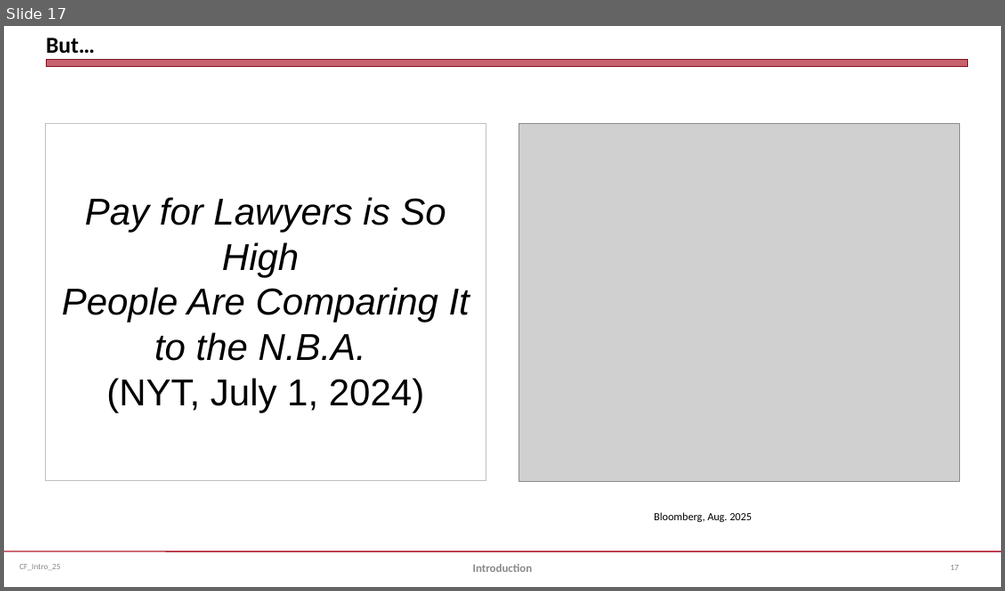
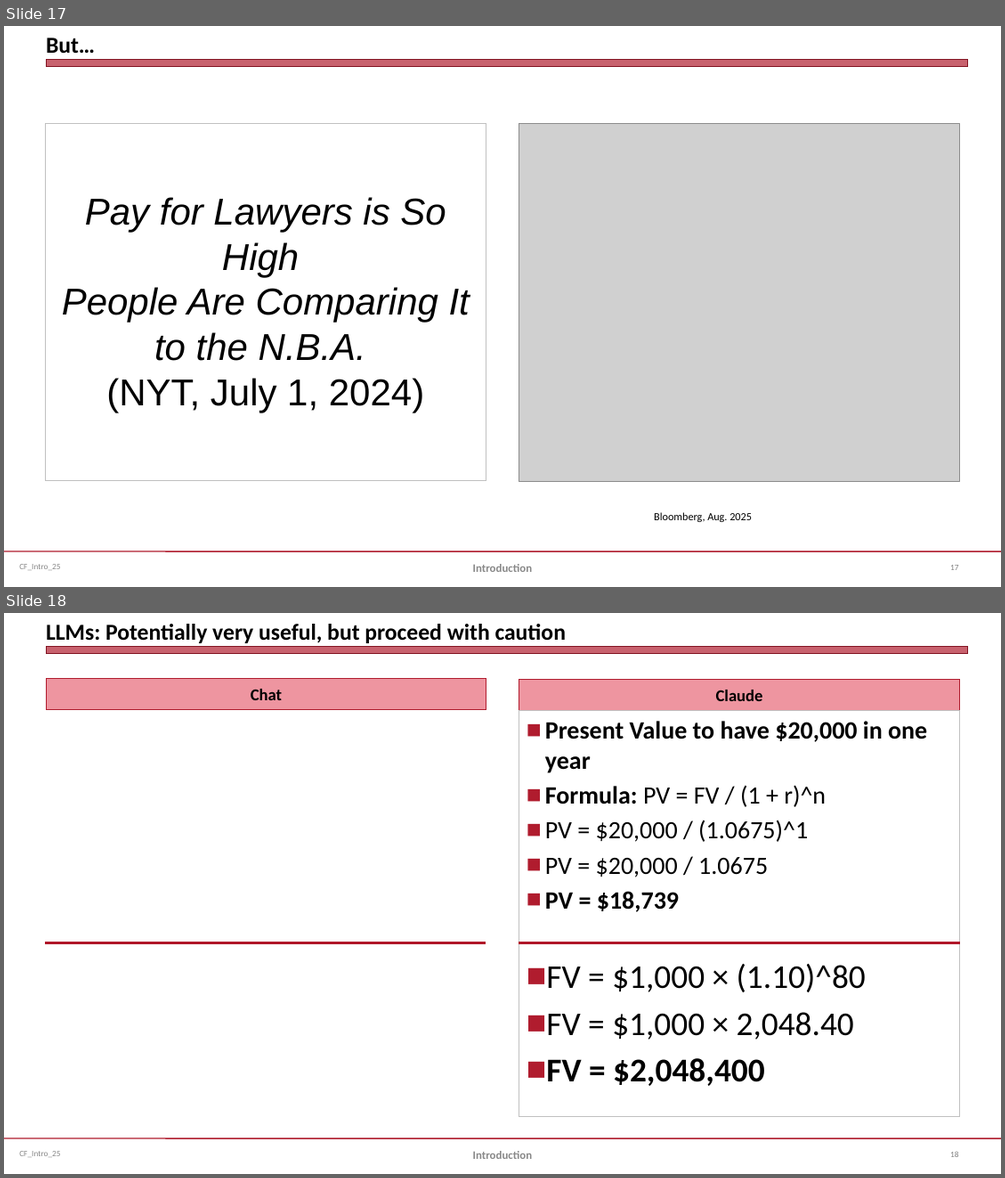
Before and after one commit to jmc877/Corporate-Finance, a slide deck: slides/CF_Intro_25.pptx. Shown one above the other, each under a label of ours: slide 17 before the commit, slides 17 and 18 after it. The pictures are 1005x591 and 1005x1178 pixels, drawn with LibreOffice and Linux fonts; fonts in the diff are those of the drawing; grey boxes stand for pictures. Boxes give left, top, right and bottom in pixels: in the first picture for what was removed or moved away, otherwise in the second. Text is boxed around its words. In the diff, an @@ line names an element or a change of style, - is before the commit and + after.

```diff
--- a/slides/CF_Intro_25.pptx
+++ b/slides/CF_Intro_25.pptx
@@ slide 18 added at (4, 613, 1001, 1174), background #FFFFFF; not listed: 3 template elements that a slide beside it also shows @@
@@ title added at (46, 624, 566, 643), 22 pt, text #000000, bold @@
+LLMs: Potentially very useful, but proceed with caution
@@ text added at (46, 679, 486, 710), fill #EE95A0, outline #B01C2E 0.75 pt, 16 pt, text #000000, bold @@
+Chat
@@ text added at (519, 680, 960, 711), fill #EE95A0, outline #B01C2E 0.75 pt, 16 pt, text #000000, bold @@
+Claude
@@ text added at (519, 711, 960, 1116), fill #FFFFFF, outline #C0C0C0 0.75 pt, 24 pt, text #000000 @@
+■ Present Value to have $20,000 in one year
+■ Formula: PV = FV / (1 + r)^n
+■ PV = $20,000 / (1.0675)^1
+■ PV = $20,000 / 1.0675
+■ PV = $18,739
+■ FV = $1,000 × (1.10)^80
+■ FV = $1,000 × 2,048.40
+■ FV = $2,048,400
@@ line added from (45, 943) to (485, 943), #B0182A 2 pt @@
@@ line added from (519, 943) to (960, 943), #B0182A 2 pt @@
@@ text added at (473, 1151, 532, 1159), 11 pt, text #898989, bold @@
+Introduction
@@ page number added at (950, 1151, 958, 1157), 8 pt, text #808080 @@
+18
```
